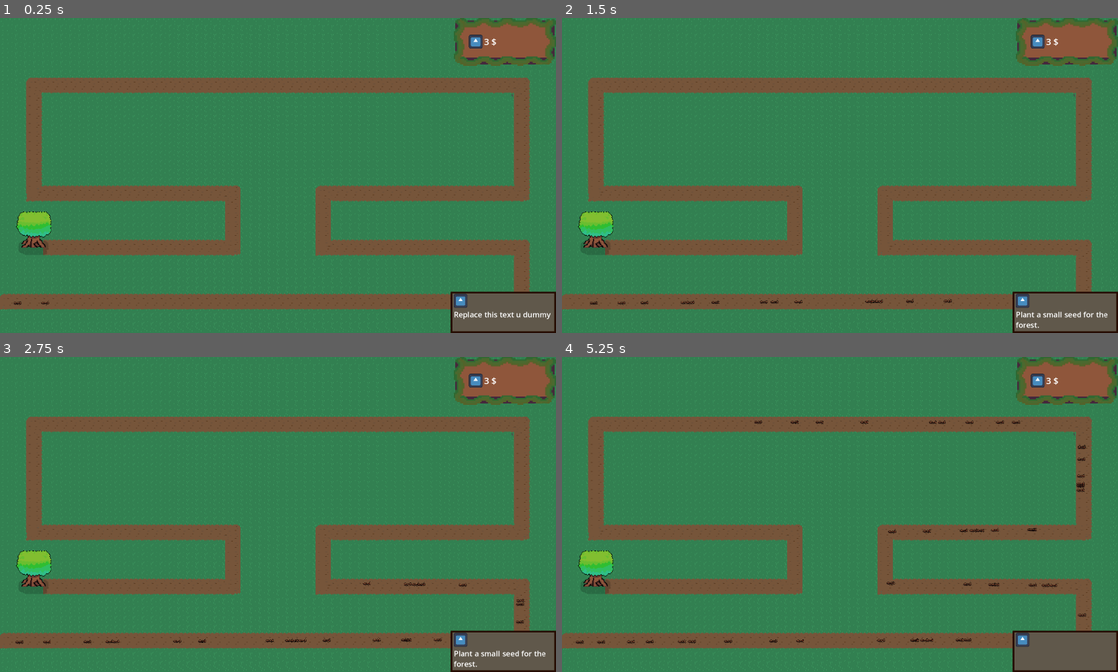
Above: before the commit, frames 1-4 (two rows, left to right).
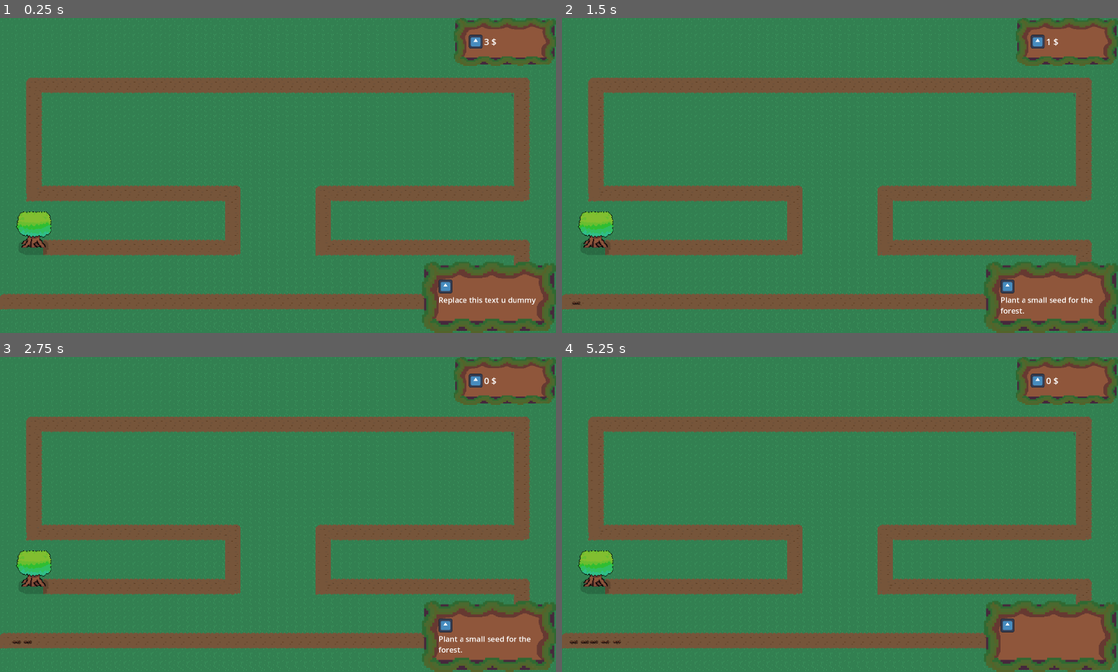
Above: after the commit, the same moments.

Repository: tomsku21/TD_project
Game: Godot game, scene res://Scenes/Main.tscn
Same seed, same stepped clock (60 frames per second), same inputs: the game is played once before the commit and once after it. The engine's default icon, where the game draws it, is replaced by a stand-in: a white triangle on a blue panel in a dark square.
Inputs (mouse positions are in pixels of both pictures, inside the frame that each line leads up to; where the layout moved, square brackets give the same spot in the first picture):
- Up to frame 1 (0.25 s): no input
- Up to frame 2 (1.5 s): click (1006, 285) [1023, 301] at 0.5 s; click (1006, 285) [1023, 301] at 1.25 s
- Up to frame 3 (2.75 s): click (444, 624) [461, 640] at 2 s
- Up to frame 4 (5.25 s): move the mouse to (595, 568) at 2.77 s; click (595, 568) at 2.92 s; move the mouse to (728, 530) at 3.52 s; click (728, 530) at 3.67 s; move the mouse to (895, 445) at 4.27 s; click (895, 445) at 4.42 s; move the mouse to (812, 577) at 5.02 s; click (812, 577) at 5.17 s

The runs differ from the first frame. In frame 1, 5.4% of the frame differs, in the area x 2-100%, y 1-100%; in frame 2, 5.5%; in frame 3, 5.6%; in frame 4, 5.9%, in the area x 1-100%, y 1-100%.

Commit message:
Korjaus Puuhun

Diff:
--- a/Scenes/Main.tscn
+++ b/Scenes/Main.tscn
@@ -747,10 +747,9 @@
 
 [node name="Spawner" type="Node" parent="."]
 script = ExtResource("3_kln2b")
-rounds = [100, 20]
+rounds = [10, 20]
 
 [node name="SpawnTimer" type="Timer" parent="Spawner"]
-wait_time = 0.1
 
 [node name="Turrets" type="Node" parent="." groups=["Turret_node"]]
 
--- a/Scenes/UI/UI.tscn
+++ b/Scenes/UI/UI.tscn
@@ -11,13 +11,8 @@
 texture = ExtResource("1_7tgkj")
 axis_stretch_vertical = 1
 
-[sub_resource type="StyleBoxFlat" id="StyleBoxFlat_oqha6"]
-bg_color = Color(0.376471, 0.345098, 0.294118, 1)
-border_width_left = 5
-border_width_top = 5
-border_width_right = 5
-border_width_bottom = 5
-border_color = Color(0.14902, 0.0470588, 0, 1)
+[sub_resource type="StyleBoxTexture" id="StyleBoxTexture_7tgkj"]
+texture = ExtResource("1_7tgkj")
 
 [node name="CanvasLayer" type="CanvasLayer"]
 
@@ -58,18 +53,20 @@
 anchor_top = 1.0
 anchor_right = 1.0
 anchor_bottom = 1.0
-offset_left = -307.0
-offset_top = -121.0
+offset_left = -390.0
+offset_top = -208.0
+offset_right = 0.984985
+offset_bottom = -0.195007
 grow_horizontal = 0
 grow_vertical = 0
-theme_override_styles/panel = SubResource("StyleBoxFlat_oqha6")
+theme_override_styles/panel = SubResource("StyleBoxTexture_7tgkj")
 
 [node name="VBoxContainer" type="VBoxContainer" parent="buymenu"]
 layout_mode = 2
-offset_left = 9.0
-offset_top = 7.0
-offset_right = 49.0
-offset_bottom = 51.0
+offset_left = 48.0
+offset_top = 52.0
+offset_right = 339.0
+offset_bottom = 160.0
 
 [node name="build" type="HBoxContainer" parent="buymenu/VBoxContainer"]
 custom_minimum_size = Vector2(40, 40)
--- a/Scenes/enemy.tscn
+++ b/Scenes/enemy.tscn
@@ -42,7 +42,7 @@
 
 [node name="CharacterBody2D" type="CharacterBody2D" parent="." groups=["enemies"]]
 script = ExtResource("1_1f0kj")
-speed = 500.0
+speed = 20.0
 health = 100
 
 [node name="AnimatedSprite2D" type="AnimatedSprite2D" parent="CharacterBody2D"]
--- a/Scenes/enemy2.tscn
+++ b/Scenes/enemy2.tscn
@@ -41,7 +41,7 @@
 
 [node name="CharacterBody2D" type="CharacterBody2D" parent="." groups=["enemies"]]
 script = ExtResource("1_g6ed3")
-speed = 500.0
+speed = 20.0
 
 [node name="AnimatedSprite2D" type="AnimatedSprite2D" parent="CharacterBody2D"]
 position = Vector2(-5.96046e-08, -1)
--- a/Scripts/Enemy.gd
+++ b/Scripts/Enemy.gd
@@ -27,12 +27,12 @@
 	path.progress += current_speed * delta
 	if path.progress_ratio >= 0.99:
 		destroy()
+		if life_tree and life_tree.has_method("take_damage"):
+			life_tree.take_damage(sdamage)
 
 func destroy():
 	path.queue_free()
 	GlobalVariables.enemy_count -= 1
-	if life_tree and life_tree.has_method("take_damage"):
-		life_tree.take_damage(sdamage)
 
 func change_rotation():
 	if path.rotation_degrees > 160 and path.rotation_degrees < 190:
Binary file changed: Assets/UI/panel.png
